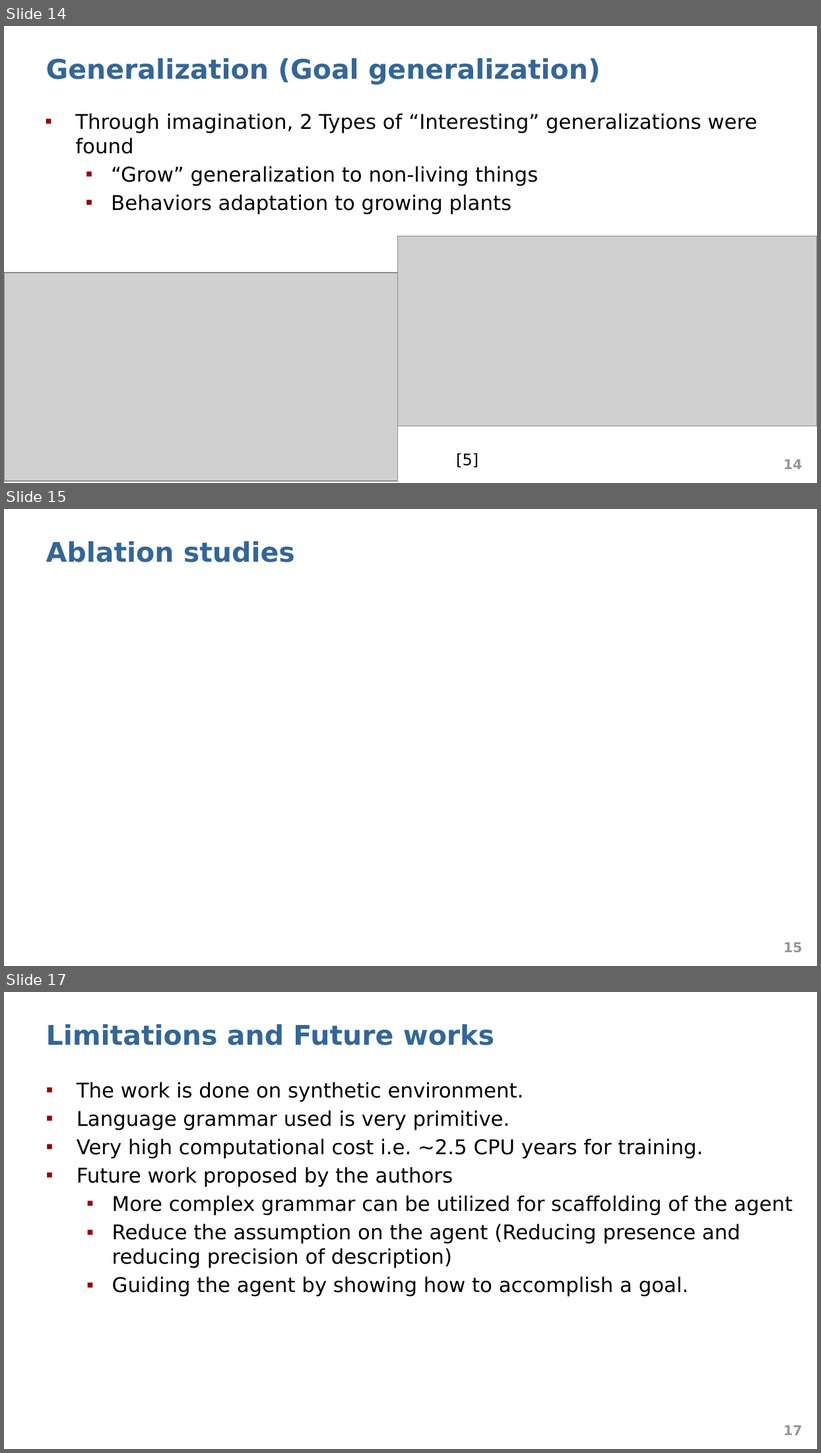
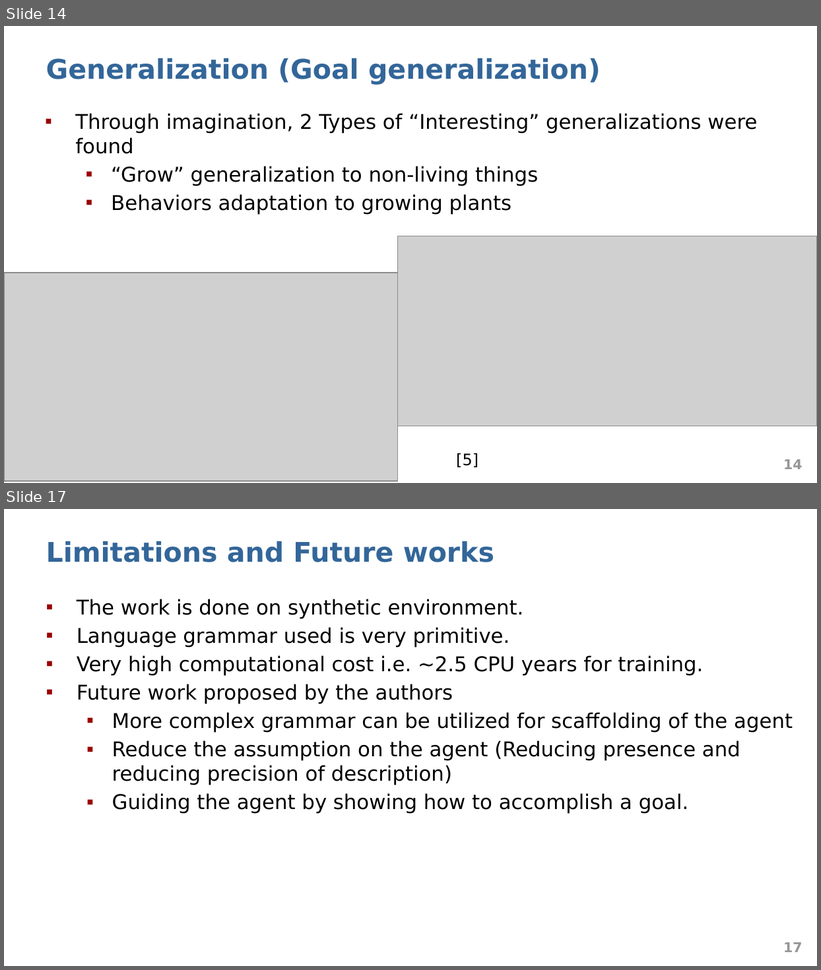
Before and after one commit to abduskhazi/deep-reinforcement-learning-seminar, a slide deck: presentation.pptx. Shown one above the other, each under a label of ours: slides 14, 15 and 17 before the commit, slides 14 and 17 after it; the slides between them are not shown. The pictures are 821x1453 and 821x970 pixels, drawn with LibreOffice and Linux fonts; fonts in the diff are those of the drawing; grey boxes stand for pictures. Boxes give left, top, right and bottom in pixels: in the first picture for what was removed or moved away, otherwise in the second. Text is boxed around its words. In the diff, an @@ line names an element or a change of style, - is before the commit and + after.

```diff
--- a/presentation.pptx
+++ b/presentation.pptx
@@ slide 15 removed at bbox=[4, 509, 817, 966], background #FFFFFF @@
@@ title removed at bbox=[46, 541, 295, 562] @@
-Ablation studies
@@ page number removed at bbox=[783, 943, 802, 953] @@
-15
```
Also in this commit, not shown: 1 slide changed, 1 slide added.
